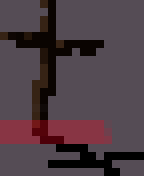
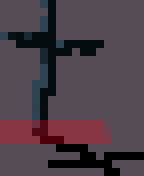
Layered file, before and after one edit (144x176). Changes by layer:
painted on "CrossC.png" over [0,0,104,136]
